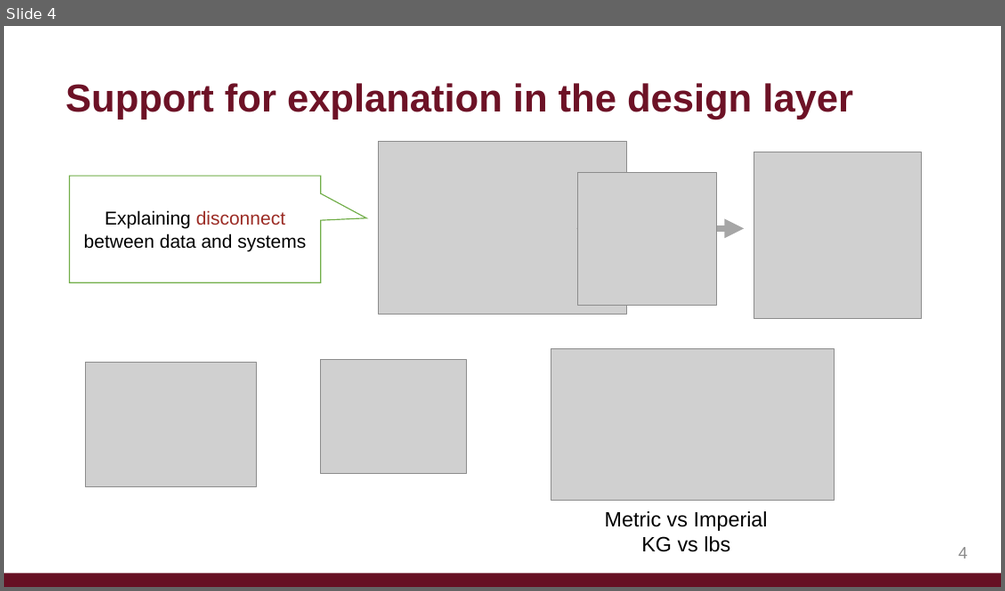
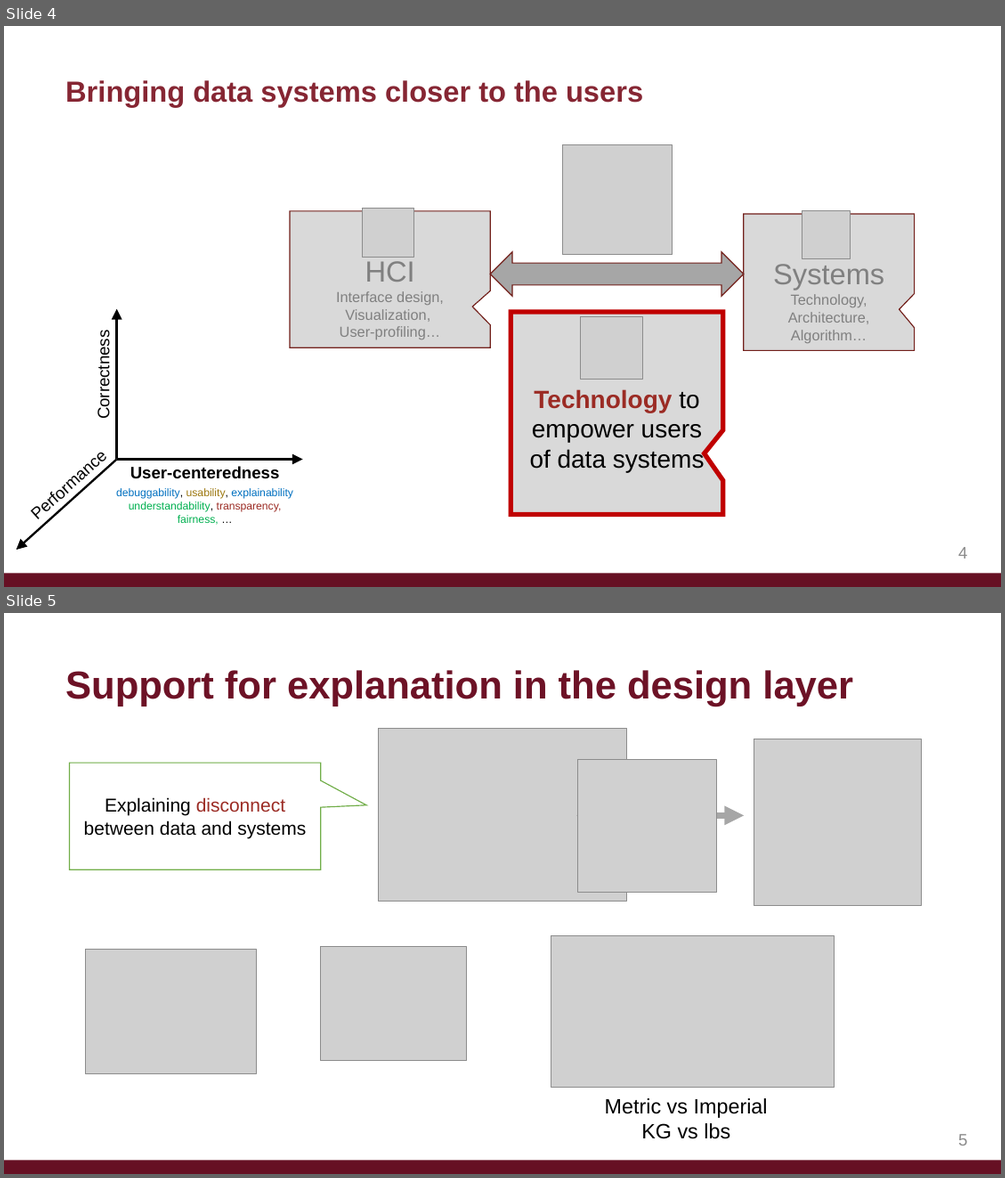
Before and after one commit to afariha/afariha.github.io, a slide deck: posters_and_slides/NWDS_2023_Talk.pptx. Shown one above the other, each under a label of ours: slide 4 before the commit, slides 4 and 5 after it. The pictures are 1005x591 and 1005x1178 pixels, drawn with LibreOffice and Linux fonts; fonts in the diff are those of the drawing; grey boxes stand for pictures. Boxes give left, top, right and bottom in pixels: in the first picture for what was removed or moved away, otherwise in the second. Text is boxed around its words. In the diff, an @@ line names an element or a change of style, - is before the commit and + after.

```diff
--- a/posters_and_slides/NWDS_2023_Talk.pptx
+++ b/posters_and_slides/NWDS_2023_Talk.pptx
@@ slide 4 added at [4,26,1001,587], background #FFFFFF; not listed: 1 template element that a slide beside it also shows @@
@@ text added at [65,80,643,107], 28 pt, text #862633, bold @@
+Bringing data systems closer to the users
@@ picture added at [563,145,672,255] @@
@@ speech box added at [290,211,490,347], fill #D9D9D9, outline #73201B 1 pt, 14 pt, text #808080 @@
+HCI
+Interface design, Visualization,
+User-profiling…
@@ picture added at [362,208,413,257] @@
@@ picture added at [802,211,850,258] @@
@@ speech box added at [744,214,914,351], fill #D9D9D9, outline #73201B 1 pt, 14 pt, text #808080 @@
+Systems
+Technology, Architecture, Algorithm…
@@ left right arrow added at [490,252,744,296], fill #A6A6A6, outline #73201B 1 pt @@
@@ speech box added at [511,312,723,515], fill #D9D9D9, outline #C00000 4.5 pt, 24 pt, text #000000 @@
+Technology to empower users of data systems
@@ picture added at [581,316,643,378] @@
@@ group added at [16,309,303,549]: 3 arrows, 3 texts @@
+User-centeredness
+debuggability, usability, explainability understandability, transparency, fairness, …
+Performance
+Correctness
@@ page number added at [958,547,967,558], 16 pt, text #8C8C8C @@
+4
@@ what was slide 4 is now slide 5 @@
@@ page number at [958,1134,967,1145]: text changed @@
-4
+5
```
Also in this commit, not shown: 5 slides changed, 1 slide removed, 1 other file.
